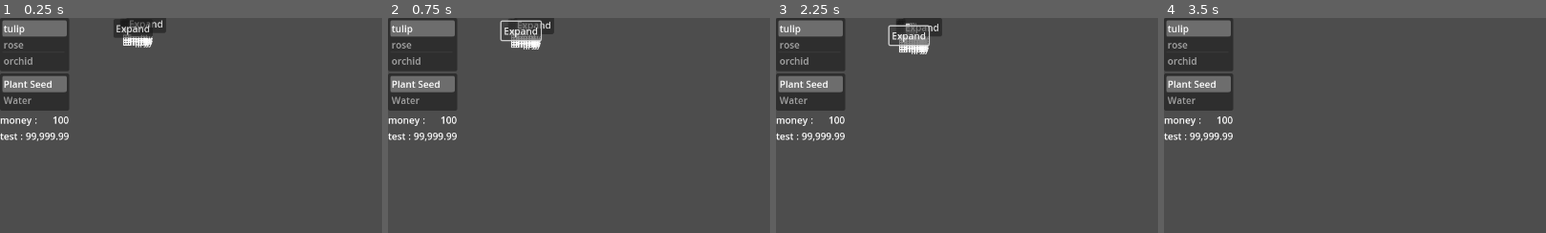
Above: before the commit, frames 1-4 (left to right).
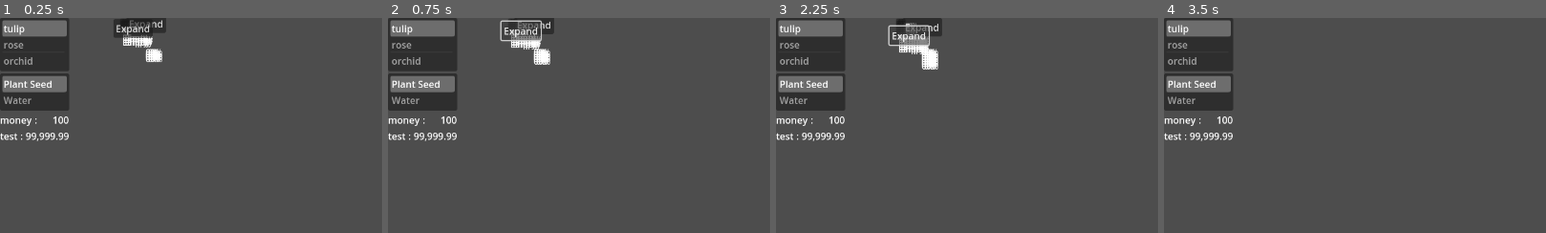
Above: after the commit, the same moments.

Repository: AtkinTC/Godot-Garden
Game: Godot game, scene res://Scenes/main.tscn
The game is run twice, just before and just after one commit, with the same random seed, the same clock (stepped at 60 frames per second) and the same inputs.
Inputs (mouse positions are % of the whole screen's width and height, from its top left):
- Up to frame 1 (0.25 s): no input
- Up to frame 2 (0.75 s): click (16, 1) at 0.52 s
- Up to frame 3 (2.25 s): click "Expand" at 1.25 s; click "Expand" at 2 s
- Up to frame 4 (3.5 s): tap Enter at 2.75 s; move the mouse to (72, 45) at 2.77 s; hold D (ui_right) from 2.78 s (still down); tap Mouse wheel up (zoom_in) at 2.85 s
The pictures show only the part of the screen within x 0-50%, y 0-50%; the shares and areas given below are measured in that part.

The runs differ from the first frame. In frame 1, 0.3% of the frame differs, in the area x 38-43%, y 14-21%; in frame 2, 0.3%; in frame 3, 0.4%, in the area x 38-43%, y 14-24%; in frame 4, nothing differs.
Error before the commit: Invalid access to property or key 'minimum_size' on a base object of type 'TextureProgressBar'. (res://Scenes/Garden/GardenPlotNode.gd:62)
Error after the commit: Invalid access to property or key 'minimum_size' on a base object of type 'TextureProgressBar'. (res://Scenes/Garden/GardenPlotNode.gd:66)

Commit message:
added text labels to GardenPlot progress bars

Diff:
--- a/Scenes/Garden/GardenPlotNode.gd
+++ b/Scenes/Garden/GardenPlotNode.gd
@@ -14,6 +14,8 @@
 @onready var planted_label : Label = $V/PlantedLabel
 @onready var grow_progress_bar : TextureProgressBar = $V/GrowProgressBar
 @onready var water_progress_bar : TextureProgressBar = $V/WaterProgressBar
+@onready var grow_progress_label : Label = $V/GrowProgressBar/Label
+@onready var water_progress_label : Label = $V/WaterProgressBar/Label
 
 func _ready():
 	update_display()
@@ -39,9 +41,11 @@
 
 	grow_progress_bar.max_value = garden_plot.get_grow_capacity()
 	grow_progress_bar.value = garden_plot.get_grow_progress()
+	grow_progress_label.text = str(garden_plot.get_grow_progress() * 100.0 / garden_plot.get_grow_capacity()) + "%"
 
 	water_progress_bar.max_value = garden_plot.get_water_capacity()
 	water_progress_bar.value = garden_plot.get_water_level()
+	water_progress_label.text = str(garden_plot.get_water_level() * 100.0 / garden_plot.get_water_capacity()) + "%"
 
 func update_zoom_state() -> void:
 	var zoom_level = CameraManager.get_camera_zoom_level()
@@ -62,14 +66,16 @@
 		grow_progress_bar.minimum_size.y = 30
 		water_progress_bar.size.y = 30
 		water_progress_bar.minimum_size.y = 30
-		return
-	if(zoom_state == ZOOM_STATES.ZOOMED_IN):
+		grow_progress_label.visible = false
+		water_progress_label.visible = false
+	elif(zoom_state == ZOOM_STATES.ZOOMED_IN):
 		coord_label.visible = true
 		grow_progress_bar.size.y = 20
 		grow_progress_bar.minimum_size.y = 20
 		water_progress_bar.size.y = 20
 		water_progress_bar.minimum_size.y = 20
-		return
+		grow_progress_label.visible = true
+		water_progress_label.visible = true
 
 func _on_plant_button_pressed():
 	var garden_plot : GardenPlot = PlantManager.get_garden_plot(plot_coord)
--- a/Scenes/Garden/GardenPlotNode.tscn
+++ b/Scenes/Garden/GardenPlotNode.tscn
@@ -56,7 +56,16 @@
 nine_patch_stretch = true
 texture_under = ExtResource( "2_0eg20" )
 texture_progress = ExtResource( "3_j7ci3" )
-tint_progress = Color(0, 1, 0, 1)
+tint_progress = Color(0, 0.686275, 0, 1)
+
+[node name="Label" type="Label" parent="V/GrowProgressBar"]
+offset_right = 100.0
+offset_bottom = 23.0
+theme_override_font_sizes/font_size = 14
+text = "50%"
+horizontal_alignment = 1
+metadata/_edit_layout_mode = 1
+metadata/_edit_use_custom_anchors = false
 
 [node name="WaterProgressBar" type="TextureProgressBar" parent="V"]
 minimum_size = Vector2(50, 20)
@@ -68,6 +77,15 @@
 nine_patch_stretch = true
 texture_under = ExtResource( "2_0eg20" )
 texture_progress = ExtResource( "3_j7ci3" )
-tint_progress = Color(0, 0, 1, 1)
+tint_progress = Color(0, 0, 0.784314, 1)
+
+[node name="Label" type="Label" parent="V/WaterProgressBar"]
+offset_right = 100.0
+offset_bottom = 23.0
+theme_override_font_sizes/font_size = 14
+text = "50%"
+horizontal_alignment = 1
+metadata/_edit_layout_mode = 1
+metadata/_edit_use_custom_anchors = false
 
 [connection signal="pressed" from="PlotButton" to="." method="_on_plot_button_pressed"]
